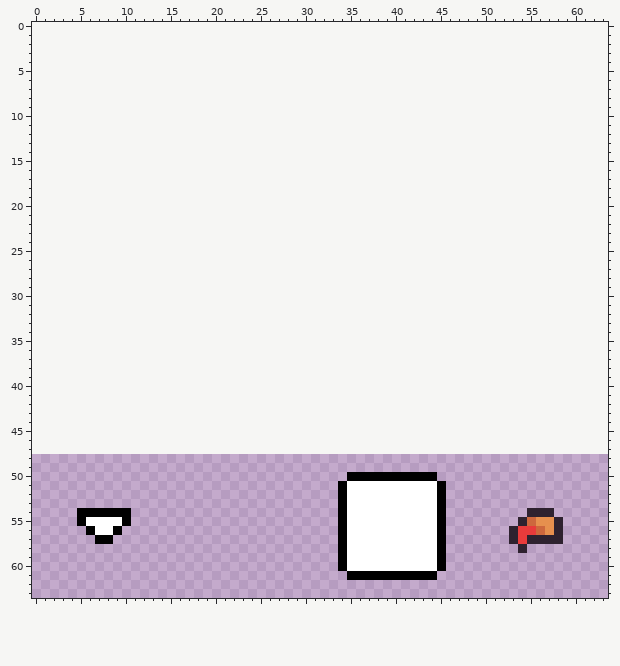
Pixel-art file -- Prototypes/prototype_CooknServe/Assets/Sprites/UI.aseprite. The picture above is the old version.
64x16 pixels, 1 frame. The old version is drawn lined up with the new one, on the new canvas.
The same view after the edit:
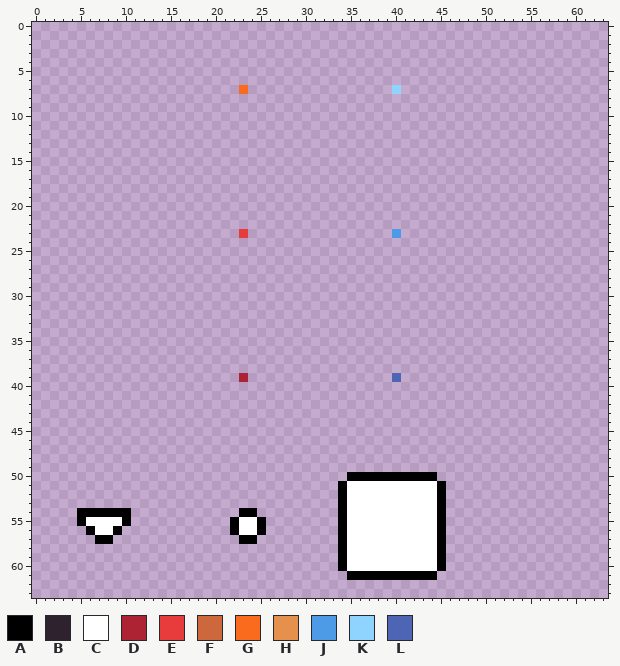
Palette (. is transparent): A #000000  B #2e222f  C #ffffff  D #ae2334  E #e83b3b  F #cd683d  G #fb6b1d  H #e6904e  J #4d9be6  K #8fd3ff  L #4d65b4
From old to new:
{"change": "canvas 64x16 -> 64x64, the old top-left corner now at 0,48"}
{"y":7,"x":23,"old":".","new":"G"}
{"y":7,"x":40,"old":".","new":"K"}
{"y":23,"x":23,"old":".","new":"E"}
{"y":23,"x":40,"old":".","new":"J"}
{"y":39,"x":23,"old":".","new":"D"}
{"y":39,"x":40,"old":".","new":"L"}
{"y":54,"x":23,"old":"..","new":"AA"}
{"y":54,"x":55,"old":"BBB","new":"..."}
{"y":55,"x":22,"old":"....","new":"ACCA"}
{"y":55,"x":54,"old":"BFHHB","new":"....."}
{"y":56,"x":22,"old":"....","new":"ACCA"}
{"y":56,"x":53,"old":"BEEFHB","new":"......"}
{"y":57,"x":23,"old":"..","new":"AA"}
{"y":57,"x":53,"old":"BEBBBB","new":"......"}
{"y":58,"x":54,"old":"B","new":"."}
{"label":"added","picture_box":[239,85,248,94]}
{"label":"added","picture_box":[392,85,401,94]}
{"label":"added","picture_box":[239,229,248,238]}
{"label":"added","picture_box":[392,229,401,238]}
{"label":"added","picture_box":[239,373,248,382]}
{"label":"added","picture_box":[392,373,401,382]}
{"label":"added","picture_box":[230,508,266,544]}
{"label":"erased","picture_box":[509,508,563,553]}
